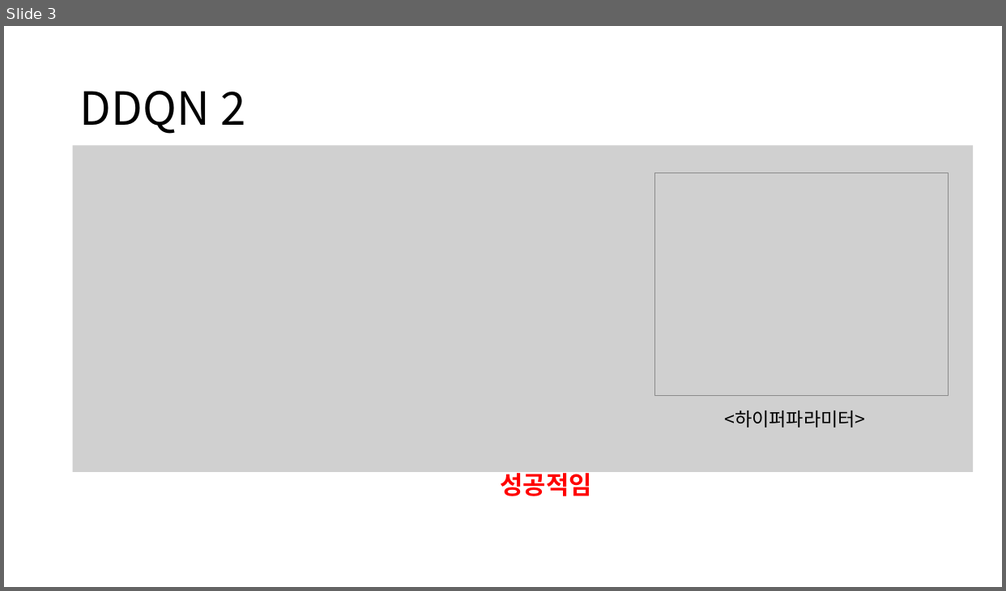
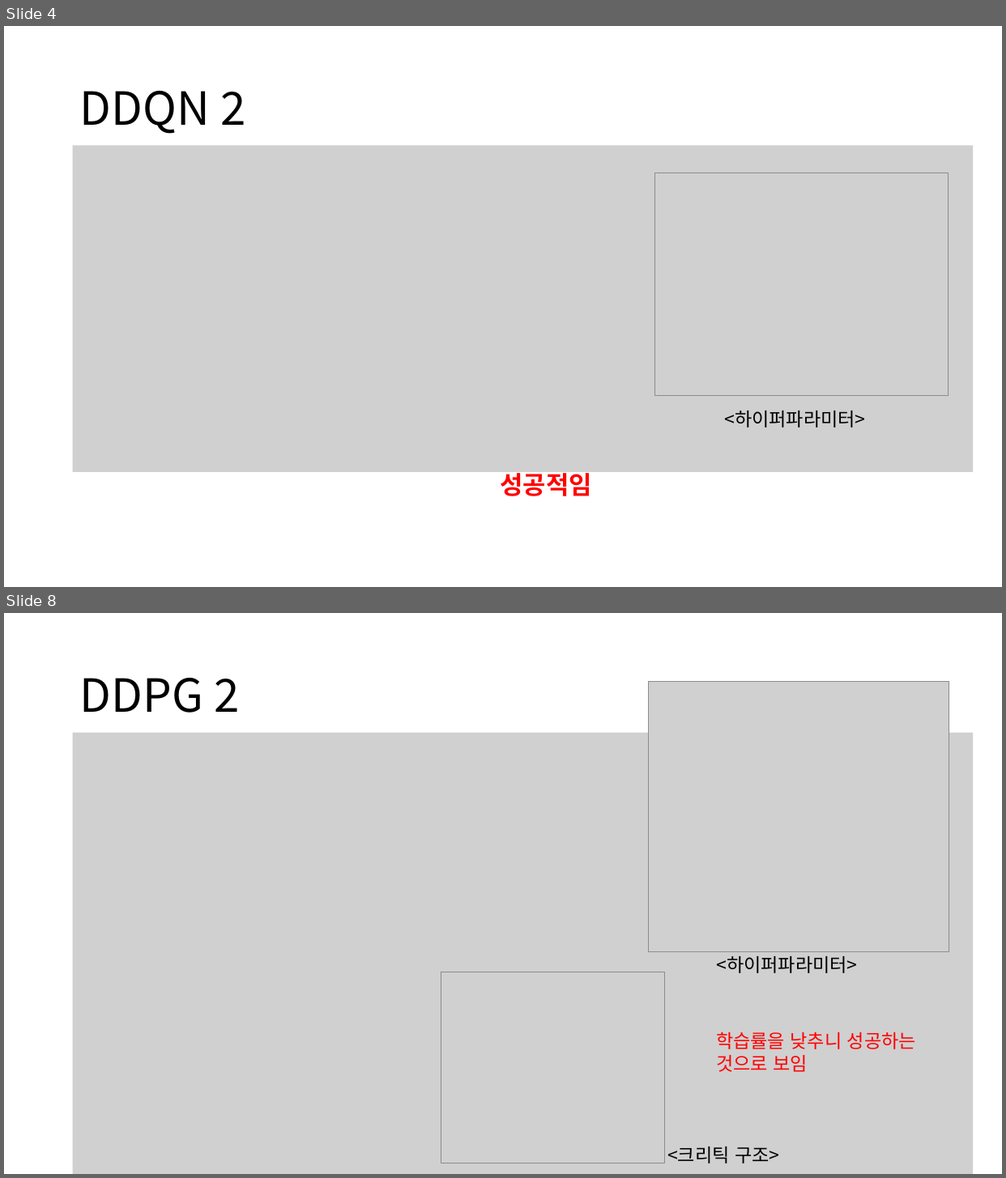
Before and after one commit to zidane89/experiment, a slide deck: 실험정리.pptx. Shown one above the other, each under a label of ours: slide 3 before the commit, slides 4 and 8 after it; the slides between them are not shown. The pictures are 1006x591 and 1006x1178 pixels, drawn with LibreOffice and Linux fonts; fonts in the diff are those of the drawing; grey boxes stand for pictures. Boxes give left, top, right and bottom in pixels: in the first picture for what was removed or moved away, otherwise in the second. Text is boxed around its words. In the diff, an @@ line names an element or a change of style, - is before the commit and + after.

```diff
--- a/실험정리.pptx
+++ b/실험정리.pptx
@@ slide 8 added at box(4, 613, 1002, 1174), background #FFFFFF @@
@@ title added at box(80, 678, 239, 713), 44 pt, text #000000 @@
+DDPG 2
@@ picture added at box(649, 681, 949, 952) @@
@@ picture added at box(73, 733, 974, 1174) @@
@@ picture added at box(441, 973, 665, 1163) @@
@@ text added at box(716, 956, 857, 973), 18 pt, text #000000 @@
+<하이퍼파라미터>
@@ text added at box(716, 1033, 916, 1072), 18 pt, text #FF0000 @@
+학습률을 낮추니 성공하는 것으로 보임
@@ text added at box(667, 1147, 779, 1164), 18 pt, text #000000 @@
+<크리틱 구조>
@@ what was slide 3 is now slide 4 @@
```
Also in this commit, not shown: 3 slides changed, 2 other slides added.
